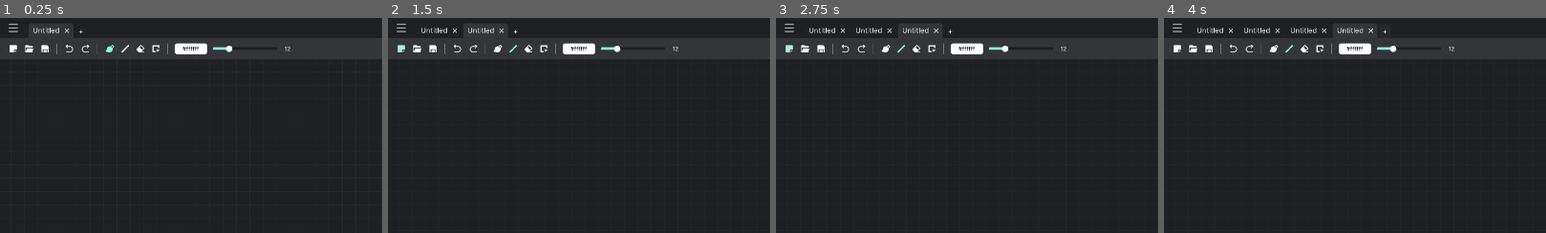
Above: before the commit, frames 1-4 (left to right).
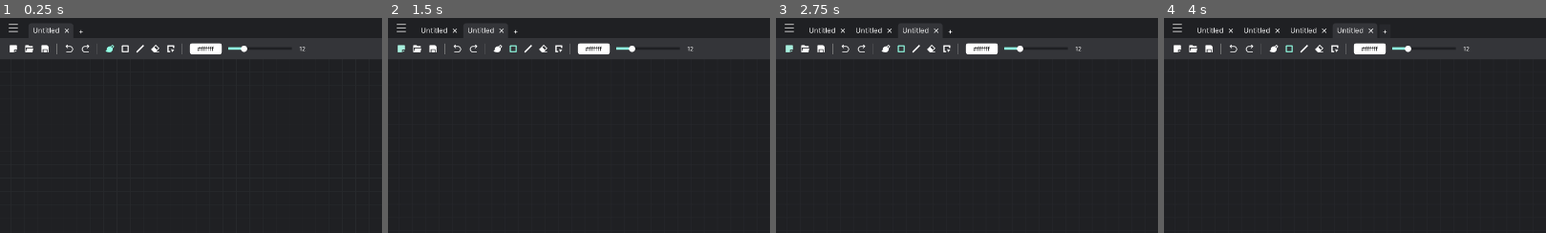
Above: after the commit, the same moments.

Repository: Epsilon0xCell/Lorien
Game: Godot game, scene res://Main.tscn
Same seed, same stepped clock (60 frames per second), same inputs: the game is played once before the commit and once after it.
Inputs (mouse positions are % of the whole screen's width and height, from its top left):
- Up to frame 1 (0.25 s): no input
- Up to frame 2 (1.5 s): click (16, 7) at 0.52 s; click (2, 7) at 1.25 s
- Up to frame 3 (2.75 s): click (2, 7) at 2 s
- Up to frame 4 (4 s): click "Untitled" at 2.75 s; click "+" at 3.5 s
The pictures show only the part of the screen within x 0-50%, y 0-50%; the shares and areas given below are measured in that part.

The runs differ from the first frame. In frame 1, 0.9% of the frame differs, in the area x 31-80%, y 11-17%; in frame 2, 0.9%; in frame 3, 0.9%; in frame 4, 0.9%.

Commit message:
Rectangle tool setup

Diff:
--- a/lorien/InfiniteCanvas/InfiniteCanvas.gd
+++ b/lorien/InfiniteCanvas/InfiniteCanvas.gd
@@ -8,6 +8,7 @@
 
 # -------------------------------------------------------------------------------------------------
 onready var _brush_tool: BrushTool = $BrushTool
+onready var _rectangle_tool: RectangleTool = $RectangleTool
 onready var _line_tool: LineTool = $LineTool
 onready var _selection_tool: SelectionTool = $SelectionTool
 onready var _active_tool: CanvasTool = _brush_tool
@@ -69,13 +70,16 @@
 			_brush_tool.mode = BrushTool.Mode.DRAW
 			_active_tool = _brush_tool
 			_use_optimizer = true
+		Types.Tool.RECTANGLE:
+			_active_tool = _rectangle_tool
+			_use_optimizer = false
+		Types.Tool.LINE:
+			_active_tool = _line_tool
+			_use_optimizer = false
 		Types.Tool.ERASER:
 			_brush_tool.mode = BrushTool.Mode.ERASE
 			_active_tool = _brush_tool
 			_use_optimizer = true
-		Types.Tool.LINE:
-			_active_tool = _line_tool
-			_use_optimizer = false
 		Types.Tool.SELECT:
 			_active_tool = _selection_tool
 			_use_optimizer = false
--- a/lorien/InfiniteCanvas/InfiniteCanvas.tscn
+++ b/lorien/InfiniteCanvas/InfiniteCanvas.tscn
@@ -10,6 +10,7 @@
 [ext_resource path="res://InfiniteCanvas/Cursor/SelectionCursor/SelectionCursor.tscn" type="PackedScene" id=8]
 [ext_resource path="res://InfiniteCanvas/Tools/SelectionRectangle.gd" type="Script" id=9]
 [ext_resource path="res://InfiniteCanvas/Tools/selection_rectangle.shader" type="Shader" id=10]
+[ext_resource path="res://InfiniteCanvas/Tools/RectangleTool.gd" type="Script" id=11]
 [ext_resource path="res://InfiniteCanvas/InfiniteCanvasGrid.gd" type="Script" id=12]
 [ext_resource path="res://InfiniteCanvas/zoom_curve.tres" type="Curve" id=14]
 [ext_resource path="res://InfiniteCanvas/grid.shader" type="Shader" id=15]
@@ -32,6 +33,11 @@
 
 [node name="BrushTool" type="Node" parent="."]
 script = ExtResource( 5 )
+cursor_path = NodePath("../Viewport/BrushCursor")
+pressure_curve = ExtResource( 3 )
+
+[node name="RectangleTool" type="Node" parent="."]
+script = ExtResource( 11 )
 cursor_path = NodePath("../Viewport/BrushCursor")
 pressure_curve = ExtResource( 3 )
 
--- /dev/null
+++ b/lorien/InfiniteCanvas/Tools/RectangleTool.gd
@@ -0,0 +1,12 @@
+class_name RectangleTool
+extends CanvasTool
+
+# -------------------------------------------------------------------------------------------------
+export var pressure_curve: Curve
+var _start_position_top_left: Vector2
+
+# -------------------------------------------------------------------------------------------------
+func _input(event: InputEvent) -> void:
+	_cursor.set_pressure(1.0)
+	if event is InputEventMouseMotion:
+		_cursor.global_position = xform_vector2(event.global_position)
--- a/lorien/Main.gd
+++ b/lorien/Main.gd
@@ -144,6 +144,8 @@
 				_on_redo_action()
 			elif Input.is_action_just_pressed("shortcut_brush_tool"):
 				_toolbar.enable_tool(Types.Tool.BRUSH)
+			elif Input.is_action_just_pressed("shortcut_rectangle_tool"):
+				_toolbar.enable_tool(Types.Tool.RECTANGLE)
 			elif Input.is_action_just_pressed("shortcut_line_tool"):
 				_toolbar.enable_tool(Types.Tool.LINE)
 			elif Input.is_action_just_pressed("shortcut_eraser_tool"):
--- a/lorien/Misc/Types.gd
+++ b/lorien/Misc/Types.gd
@@ -4,6 +4,7 @@
 # -------------------------------------------------------------------------------------------------
 enum Tool {
 	BRUSH,
+	RECTANGLE,
 	LINE,
 	ERASER,
 	SELECT,
--- a/lorien/UI/Toolbar.gd
+++ b/lorien/UI/Toolbar.gd
@@ -35,6 +35,7 @@
 onready var _background_color_picker_popup: Popup = get_node(background_color_picker_path).get_parent().get_parent() # meh...
 onready var _grid_button: TextureButton = $Right/GridButton
 onready var _tool_btn_brush: TextureButton = $Left/BrushToolButton
+onready var _tool_btn_rectangle: TextureButton = $Left/RectangleToolButton
 onready var _tool_btn_line: TextureButton = $Left/LineToolButton
 onready var _tool_btn_eraser: TextureButton = $Left/EraserToolButton
 onready var _tool_btn_selection: TextureButton = $Left/SelectionToolButton
@@ -64,6 +65,7 @@
 		Types.Tool.LINE: btn = _tool_btn_line
 		Types.Tool.ERASER: btn = _tool_btn_eraser
 		Types.Tool.SELECT: btn = _tool_btn_selection
+		Types.Tool.RECTANGLE: btn = _tool_btn_rectangle
 
 	btn.toggle()
 	_change_active_tool_button(btn)
@@ -121,6 +123,11 @@
 	emit_signal("tool_changed", Types.Tool.BRUSH)
 
 # -------------------------------------------------------------------------------------------------
+func _on_RectangleToolButton_pressed() -> void:
+	_change_active_tool_button(_tool_btn_rectangle)
+	emit_signal("tool_changed", Types.Tool.RECTANGLE)
+
+# -------------------------------------------------------------------------------------------------
 func _on_LineToolButton_pressed():
 	_change_active_tool_button(_tool_btn_line)
 	emit_signal("tool_changed", Types.Tool.LINE)
--- a/lorien/UI/Toolbar.tscn
+++ b/lorien/UI/Toolbar.tscn
@@ -9,6 +9,7 @@
 [ext_resource path="res://Assets/Icons/undo.png" type="Texture" id=7]
 [ext_resource path="res://Assets/Icons/brush_tool.png" type="Texture" id=8]
 [ext_resource path="res://Assets/Icons/eraser_tool.png" type="Texture" id=9]
+[ext_resource path="res://Assets/Icons/rectangle_tool.png" type="Texture" id=10]
 [ext_resource path="res://Assets/Icons/line_tool.png" type="Texture" id=11]
 [ext_resource path="res://Assets/Icons/canvas_color_tool.png" type="Texture" id=12]
 [ext_resource path="res://UI/Components/FlatTextureButton.gd" type="Script" id=13]
@@ -173,10 +174,24 @@
 hover_tint = Color( 0.662745, 0.945098, 0.87451, 1 )
 pressed_tint = Color( 0.572549, 1, 0.894118, 1 )
 
+[node name="RectangleToolButton" type="TextureButton" parent="Left"]
+margin_left = 228.0
+margin_top = 12.0
+margin_right = 244.0
+margin_bottom = 28.0
+hint_tooltip = "TOOLBAR_TOOLTIP_RECTANGLE_TOOL"
+size_flags_horizontal = 4
+size_flags_vertical = 4
+toggle_mode = true
+texture_normal = ExtResource( 10 )
+script = ExtResource( 13 )
+hover_tint = Color( 0.662745, 0.945098, 0.87451, 1 )
+pressed_tint = Color( 0.572549, 1, 0.894118, 1 )
+
 [node name="LineToolButton" type="TextureButton" parent="Left"]
-margin_left = 228.0
-margin_top = 12.0
-margin_right = 244.0
+margin_left = 256.0
+margin_top = 12.0
+margin_right = 272.0
 margin_bottom = 28.0
 hint_tooltip = "TOOLBAR_TOOLTIP_LINE_TOOL"
 size_flags_horizontal = 4
@@ -188,9 +203,9 @@
 pressed_tint = Color( 0.572549, 1, 0.894118, 1 )
 
 [node name="EraserToolButton" type="TextureButton" parent="Left"]
-margin_left = 256.0
-margin_top = 11.0
-margin_right = 274.0
+margin_left = 284.0
+margin_top = 11.0
+margin_right = 302.0
 margin_bottom = 29.0
 hint_tooltip = "TOOLBAR_TOOLTIP_ERASER_TOOL"
 size_flags_horizontal = 4
@@ -202,9 +217,9 @@
 pressed_tint = Color( 0.572549, 1, 0.894118, 1 )
 
 [node name="SelectionToolButton" type="TextureButton" parent="Left"]
-margin_left = 286.0
-margin_top = 12.0
-margin_right = 302.0
+margin_left = 314.0
+margin_top = 12.0
+margin_right = 330.0
 margin_bottom = 28.0
 hint_tooltip = "TOOLBAR_TOOLTIP_SELECT_TOOL"
 size_flags_horizontal = 4
@@ -216,8 +231,8 @@
 pressed_tint = Color( 0.572549, 1, 0.894118, 1 )
 
 [node name="VSeparator4" type="VSeparator" parent="Left"]
-margin_left = 314.0
-margin_right = 318.0
+margin_left = 342.0
+margin_right = 346.0
 margin_bottom = 40.0
 custom_styles/separator = SubResource( 3 )
 __meta__ = {
@@ -225,9 +240,9 @@
 }
 
 [node name="ColorButton" type="Button" parent="Left"]
-margin_left = 330.0
+margin_left = 358.0
 margin_top = 10.0
-margin_right = 390.0
+margin_right = 418.0
 margin_bottom = 30.0
 rect_min_size = Vector2( 60, 20 )
 hint_tooltip = "TOOLBAR_TOOLTIP_BRUSH_COLOR"
@@ -249,9 +264,9 @@
 }
 
 [node name="BrushSizeSlider" type="HSlider" parent="Left"]
-margin_left = 402.0
+margin_left = 430.0
 margin_top = 10.0
-margin_right = 522.0
+margin_right = 550.0
 margin_bottom = 30.0
 rect_min_size = Vector2( 120, 20 )
 hint_tooltip = "TOOLBAR_TOOLTIP_BRUSH_SIZE"
@@ -262,9 +277,9 @@
 value = 5.0
 
 [node name="BrushSizeLabel" type="Label" parent="Left"]
-margin_left = 534.0
+margin_left = 562.0
 margin_top = 13.0
-margin_right = 550.0
+margin_right = 578.0
 margin_bottom = 27.0
 custom_fonts/font = ExtResource( 14 )
 text = "12"
@@ -323,6 +338,7 @@
 [connection signal="pressed" from="Left/UndoButton" to="." method="_on_UndoButton_pressed"]
 [connection signal="pressed" from="Left/RedoButton" to="." method="_on_RedoButton_pressed"]
 [connection signal="pressed" from="Left/BrushToolButton" to="." method="_on_BrushToolButton_pressed"]
+[connection signal="pressed" from="Left/RectangleToolButton" to="." method="_on_RectangleToolButton_pressed"]
 [connection signal="pressed" from="Left/LineToolButton" to="." method="_on_LineToolButton_pressed"]
 [connection signal="pressed" from="Left/EraserToolButton" to="." method="_on_EraserToolButton_pressed"]
 [connection signal="pressed" from="Left/SelectionToolButton" to="." method="_on_SelectToolButton_pressed"]
--- a/lorien/project.godot
+++ b/lorien/project.godot
@@ -118,6 +118,11 @@
 "class": "ProjectTab",
 "language": "GDScript",
 "path": "res://UI/Components/ProjectTab.gd"
+}, {
+"base": "CanvasTool",
+"class": "RectangleTool",
+"language": "GDScript",
+"path": "res://InfiniteCanvas/Tools/RectangleTool.gd"
 }, {
 "base": "BaseCursor",
 "class": "SelectionCursor",
@@ -177,6 +182,7 @@
 "Player": "",
 "Project": "",
 "ProjectTab": "",
+"RectangleTool": "",
 "SelectionCursor": "",
 "SelectionRectangle": "",
 "SelectionTool": "",
@@ -391,6 +397,11 @@
 , Object(InputEventKey,"resource_local_to_scene":false,"resource_name":"","device":0,"alt":false,"shift":false,"control":false,"meta":false,"command":false,"pressed":false,"scancode":16777234,"unicode":0,"echo":false,"script":null)
  ]
 }
+shortcut_rectangle_tool={
+"deadzone": 0.5,
+"events": [ Object(InputEventKey,"resource_local_to_scene":false,"resource_name":"","device":0,"alt":false,"shift":false,"control":false,"meta":false,"command":false,"pressed":false,"scancode":82,"unicode":0,"echo":false,"script":null)
+ ]
+}
 
 [locale]
 
Not shown, changed: lorien/Assets/I18n/de.txt
Not shown, changed: lorien/Assets/I18n/en.txt
Not shown, changed: lorien/Assets/I18n/es.txt
Not shown, changed: lorien/Assets/I18n/fr.txt
Not shown, changed: lorien/Assets/I18n/it.txt
Not shown, changed: lorien/Assets/I18n/ko.txt
Not shown, changed: lorien/Assets/I18n/ru.txt
Binary file added: lorien/Assets/Icons/rectangle_tool.png
Not shown, added: lorien/Assets/Icons/rectangle_tool.png.import
Not shown: 1 places in lorien/InfiniteCanvas/InfiniteCanvas.tscn that only renumber resources
Not shown: 1 places in lorien/UI/Toolbar.tscn that only renumber resources
Not shown, changed: art/custom_icons.afdesign
(and 1 more such lines)
